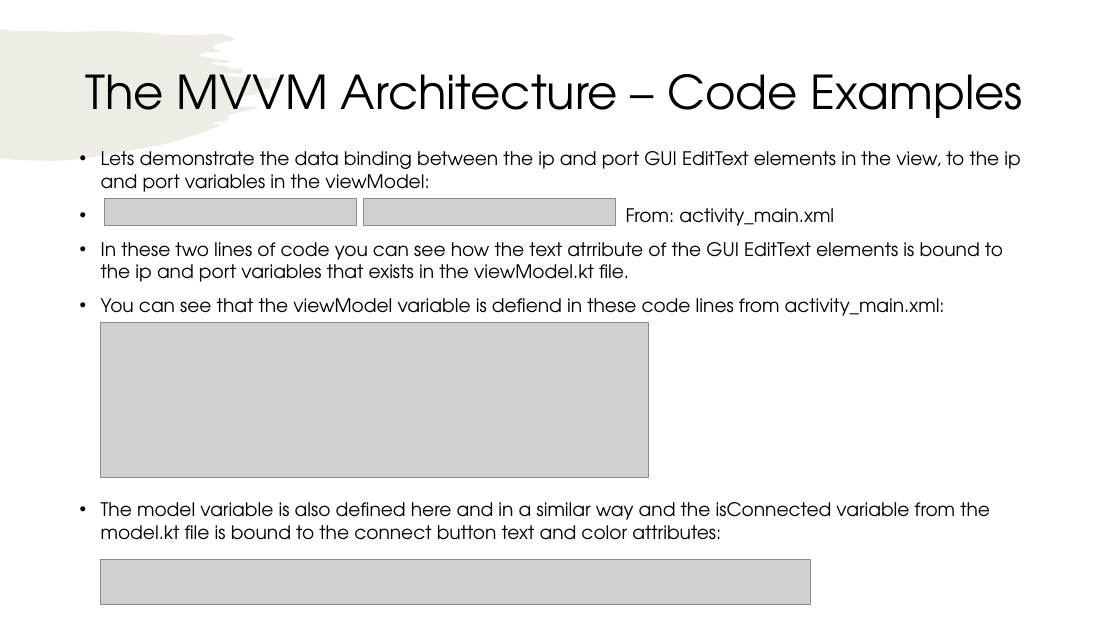
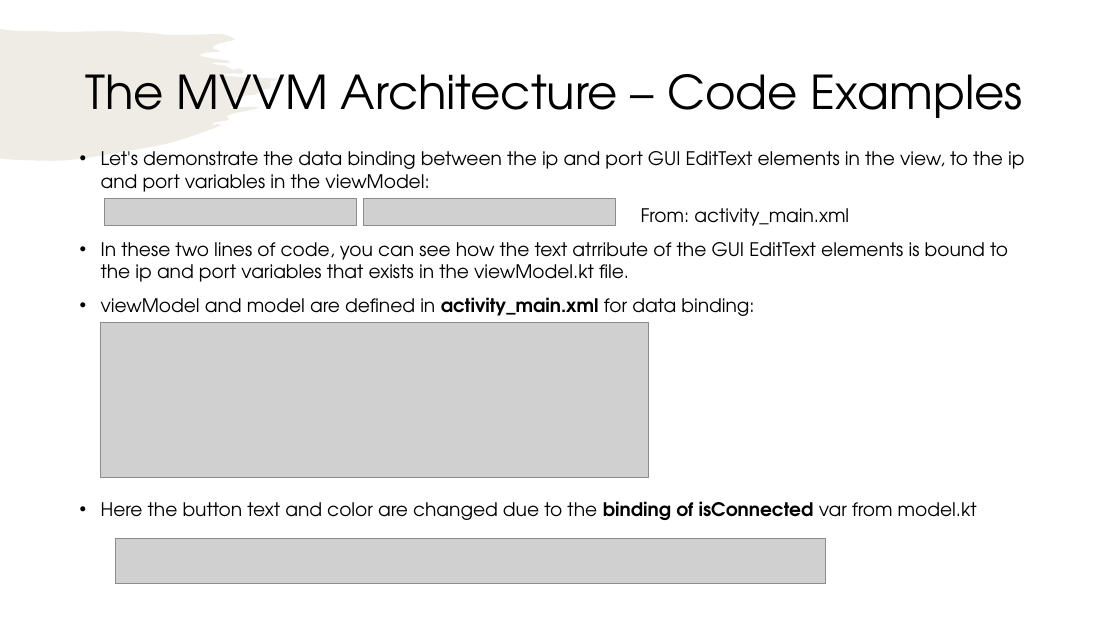
Before and after one commit to itayYaakov/FlightControllerAndroid, a slide deck: slide 6 of DesignExplanation/presentation.pptx (slide 5 before the commit). Drawn at 1120x630 pixels with LibreOffice and Linux fonts; fonts in the diff are those of the drawing; grey boxes stand for pictures. Boxes give left, top, right and bottom in pixels: in the first picture for what was removed or moved away, otherwise in the second. Text is boxed around its words. In the diff, an @@ line names an element or a change of style, - is before the commit and + after.

```diff
--- a/DesignExplanation/presentation.pptx
+++ b/DesignExplanation/presentation.pptx
@@ text at bbox=[101, 151, 1024, 192]: text changed @@
-• Lets demonstrate the data binding between the ip and port GUI EditText elements in the view, to the ip and port variables in the viewModel:
+• Let's demonstrate the data binding between the ip and port GUI EditText elements in the view, to the ip and port variables in the viewModel:
@@ text at bbox=[641, 208, 849, 226]: bullet • to none @@
@@ text at bbox=[101, 242, 1008, 520]: text changed @@
-• In these two lines of code you can see how the text atrribute of the GUI EditText elements is bound to the ip and port variables that exists in the viewModel.kt file.
-• You can see that the viewModel variable is defiend in these code lines from activity_main.xml:
-• The model variable is also defined here and in a similar way and the isConnected variable from the model.kt file is bound to the connect button text and color attributes:
+• In these two lines of code, you can see how the text atrribute of the GUI EditText elements is bound to the ip and port variables that exists in the viewModel.kt file.
+• viewModel and model are defined in activity_main.xml for data binding:
+• Here the button text and color are changed due to the binding of isConnected var from model.kt
@@ picture: place and size @@
-picture at bbox=[101, 560, 811, 605]
+picture at bbox=[115, 539, 825, 584]
```
Also in this commit, not shown: 5 other slides changed, 1 slide added, 2 other files.
